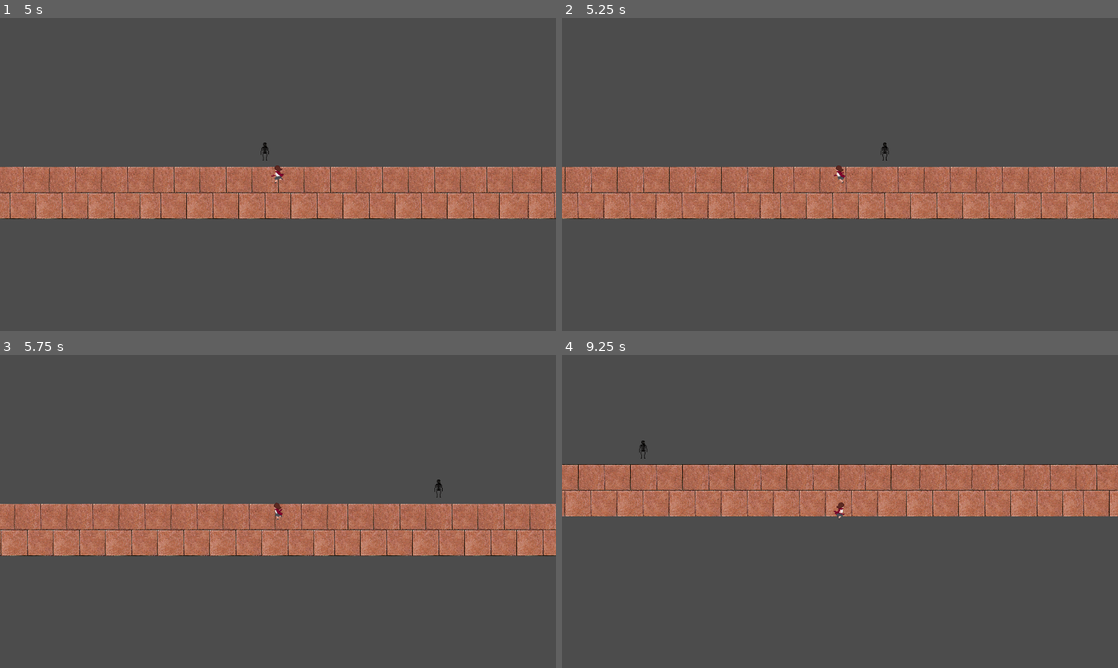
Above: before the commit, frames 1-4 (two rows, left to right).
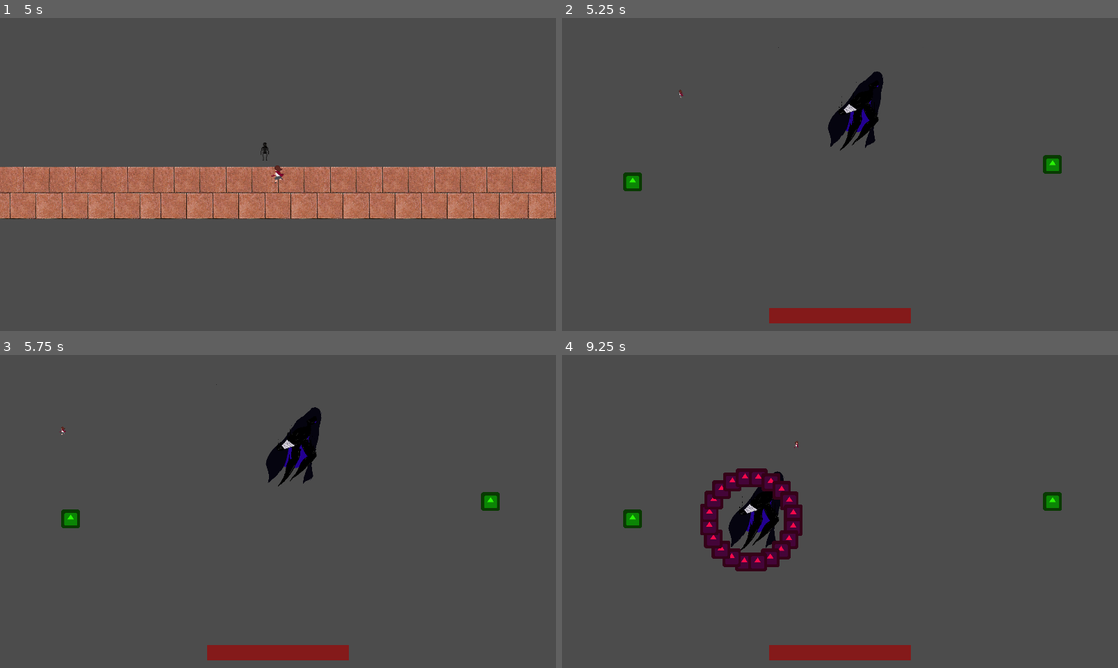
Above: after the commit, the same moments.

Repository: LadyVolk/The-Modern-Triad
Game: Godot game, scene res://Infra/Menu.tscn
The game is run twice, just before and just after one commit, with the same random seed, the same clock (stepped at 60 frames per second) and the same inputs. The engine's default icon, where the game draws it, is replaced by a stand-in: a white triangle on a blue panel in a dark square. Sound files missing from this copy of the repository are replaced by a short silence.
Inputs (mouse positions are in pixels of both pictures, inside the frame that each line leads up to):
- Up to frame 1 (5 s): click "START" at 0.5 s; tap Enter at 1.25 s; move the mouse to (400, 158) at 1.27 s; hold D (player_right) 1.28-2.03 s; hold Right mouse button (melee_attack) 1.28-2.03 s; move the mouse to (166, 190) at 2.02 s; hold S (player_down) 2.03-2.78 s; tap Space (player_dash) at 2.1 s; move the mouse to (333, 105) at 2.77 s; press the mouse at (333, 105) at 2.78 s; hold D (player_right) 2.78-3.53 s; move the mouse to (250, 237) at 3.52 s; release the mouse at (250, 237) at 3.53 s; hold W (player_up) 3.53-4.28 s; right-click (250, 237) at 3.6 s; move the mouse to (444, 221) at 4.27 s; hold A (player_left) from 4.28 s (still down); hold Space (player_dash) from 4.28 s (still down)
- Up to frame 2 (5.25 s): keep holding A (player_left); move the mouse to (673, 127) at 5.02 s; release Space (player_dash) at 5.03 s; click (673, 127) at 5.1 s
- Up to frame 3 (5.75 s): keep holding A (player_left)
- Up to frame 4 (9.25 s): move the mouse to (867, 511) at 5.77 s; release A (player_left) at 5.78 s; hold S (player_down) 5.78-6.53 s; hold Right mouse button (melee_attack) 5.78-6.53 s; move the mouse to (756, 433) at 6.52 s; hold D (player_right) 6.53-7.28 s; tap Space (player_dash) at 6.6 s; move the mouse to (962, 495) at 7.27 s; press the mouse at (962, 495) at 7.28 s; hold W (player_up) 7.28-8.03 s; move the mouse to (728, 527) at 8.02 s; release the mouse at (728, 527) at 8.03 s; hold D (player_right) 8.03-8.78 s; right-click (728, 527) at 8.1 s; move the mouse to (895, 442) at 8.77 s; hold S (player_down) from 8.78 s (still down); hold Space (player_dash) from 8.78 s (still down)

Frame 1 is identical in both runs. In frame 2, 19% of the frame differs, in the area x 0-100%, y 9-98%; in frame 3, 19%; in frame 4, 20%, in the area x 0-100%, y 27-98%.

Commit message:
past wall blokcs going back on corridor

Diff:
--- a/game/Life/Corridor.gd
+++ b/game/Life/Corridor.gd
@@ -1,5 +1,6 @@
 extends Node2D
 
+const PAST_DISTANCE = 300
 
 func _ready():
 	pass
@@ -21,3 +22,8 @@
 		$Mirror.position.x += 1920
 	elif $Mirror.position.x - $Player.position.x > 1000:
 		$Mirror.position.x -= 1920
+
+	#move past
+	var past = $Walls/PastWall.position.x - $Player.position.x
+	if past < -PAST_DISTANCE:
+		$Walls/PastWall.position.x = $Player.position.x - PAST_DISTANCE
--- a/game/Life/Corridor.tscn
+++ b/game/Life/Corridor.tscn
@@ -11,6 +11,9 @@
 [sub_resource type="RectangleShape2D" id=2]
 extents = Vector2( 960, 20 )
 
+[sub_resource type="RectangleShape2D" id=3]
+extents = Vector2( 10, 68.1573 )
+
 [node name="Corridor" type="Node2D"]
 script = ExtResource( 1 )
 
@@ -30,6 +33,14 @@
 [node name="collision" type="CollisionShape2D" parent="Walls/SouthWall"]
 shape = SubResource( 2 )
 
+[node name="PastWall" type="StaticBody2D" parent="Walls"]
+position = Vector2( 800, 530 )
+collision_layer = 4
+collision_mask = 2
+
+[node name="CollisionShape2D" type="CollisionShape2D" parent="Walls/PastWall"]
+shape = SubResource( 3 )
+
 [node name="Floors" type="Node2D" parent="."]
 
 [node name="Floor1" type="TextureRect" parent="Floors"]
--- a/game/Life/Mirror.gd
+++ b/game/Life/Mirror.gd
@@ -7,4 +7,4 @@
 
 func _on_Area2D_body_entered(body):
 	if body.is_in_group("player"):
-		print("why god")
+		get_tree().change_scene("res://Bosses/Depression/Level.tscn")
Not shown: 1 places in game/Life/Corridor.tscn that only renumber resources
